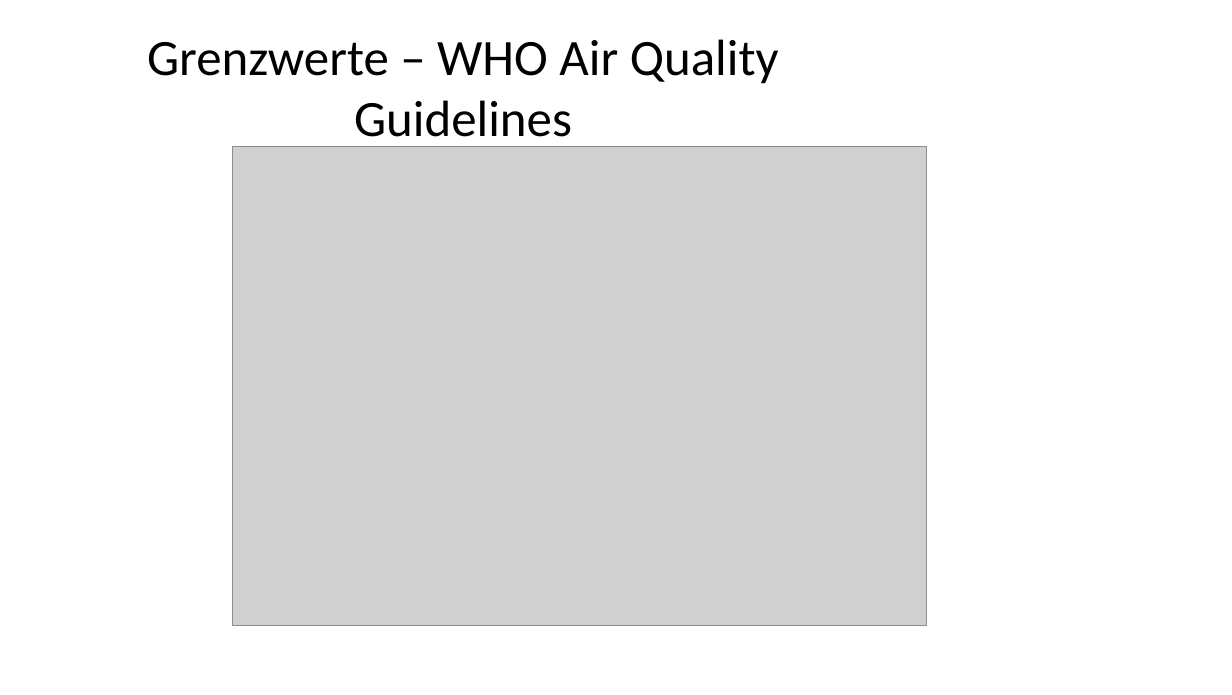
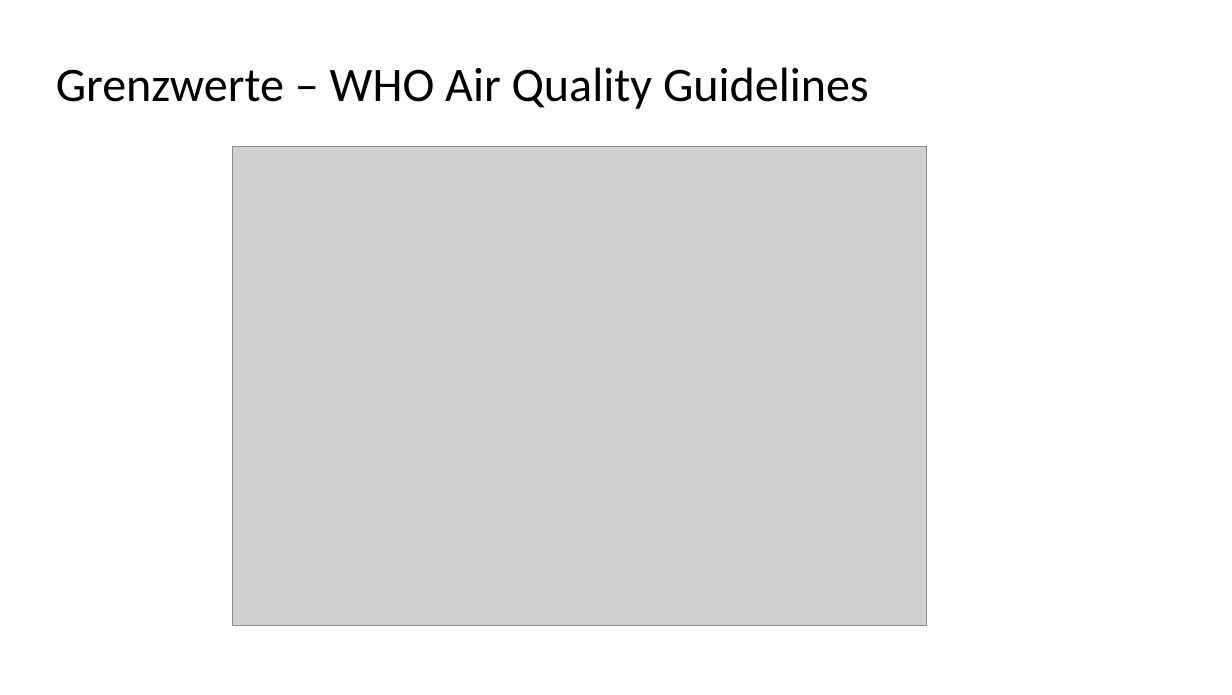
Before and after one commit to KaiSteffen/Business-Prognosis, a slide deck: slide 16 of Capstone Projekt/presentation/Luftverschmutzung in Bejing.pptx (slide 10 before the commit). Drawn at 1232x695 pixels with LibreOffice and Linux fonts; fonts in the diff are those of the drawing; grey boxes stand for pictures. Boxes give left, top, right and bottom in pixels: in the first picture for what was removed or moved away, otherwise in the second. Text is boxed around its words. In the diff, an @@ line names an element or a change of style, - is before the commit and + after.

```diff
--- a/Capstone Projekt/presentation/Luftverschmutzung in Bejing.pptx
+++ b/Capstone Projekt/presentation/Luftverschmutzung in Bejing.pptx
@@ title "Grenzwerte – WHO Air Quality ..." at [56,67,869,109]: size 39.6 to 37.4 pt; line spacing 1 to 0.9 @@
```
Also in this commit, not shown: 8 other slides changed, 6 slides added.
